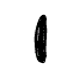
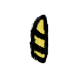
Layered file, before and after one edit (w=80, h=80). Changes by layer:
added layer "Layer #2" above "Layer #1" over box(29, 14, 49, 64)
hid "Layer #1" over box(33, 14, 48, 64)
